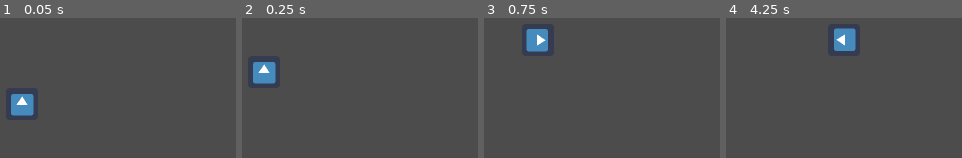
Above: before the commit, frames 1-4 (left to right).
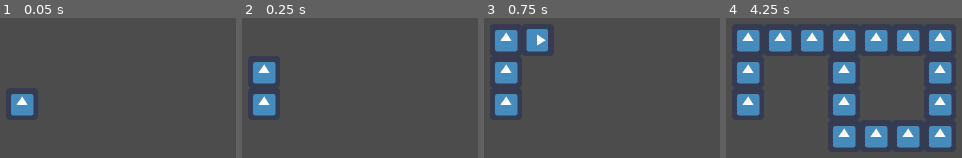
Above: after the commit, the same moments.

Repository: JUB-Yoush/gd_snake_clone
Game: Godot game, scene res://src/levels/Level.tscn
Same seed, same stepped clock (60 frames per second), same inputs: the game is played once before the commit and once after it. The engine's default icon, where the game draws it, is replaced by a stand-in: a white triangle on a blue panel in a dark square.
Inputs:
- Up to frame 1 (0.05 s): no input
- Up to frame 2 (0.25 s): no input
- Up to frame 3 (0.75 s): hold Right (right) from 0.53 s (still down)
- Up to frame 4 (4.25 s): release Right (right) at 1.28 s; hold Down (down) 1.28-2.03 s; hold Right (right) 2.03-2.78 s; hold Up (up) 2.78-3.53 s; hold Left (left) from 3.53 s (still down)

Frame 1 is identical in both runs. In frame 2, 1.5% of the frame differs, in the area x 4-15%, y 54-70%; in frame 3, 4.5%; in frame 4, 25%, in the area x 4-96%, y 7-93%.

Commit message:
made the tile location system

Diff:
--- a/project.godot
+++ b/project.godot
@@ -20,6 +20,10 @@
 window/size/height=720
 window/size/test_width=640
 window/size/test_height=480
+
+[global]
+
+window=false
 
 [input]
 
--- /dev/null
+++ b/src/player/Body.gd
@@ -0,0 +1,10 @@
+extends Area2D
+
+
+
+var tile_size = 32
+
+
+func _ready() -> void:
+	position = position.snapped(Vector2.ONE * tile_size)
+	position += Vector2.ONE * tile_size/2
--- /dev/null
+++ b/src/player/Body.tscn
@@ -0,0 +1,13 @@
+[gd_scene load_steps=3 format=2]
+
+[ext_resource path="res://icon.png" type="Texture" id=1]
+[ext_resource path="res://src/player/Body.gd" type="Script" id=2]
+
+[node name="Body" type="Area2D"]
+script = ExtResource( 2 )
+
+[node name="body" type="Sprite" parent="."]
+scale = Vector2( 0.5, 0.5 )
+texture = ExtResource( 1 )
+
+[node name="CollisionShape2D" type="CollisionShape2D" parent="."]
--- a/src/player/Player.gd
+++ b/src/player/Player.gd
@@ -1,6 +1,10 @@
 extends Area2D
 
 var tile_size = 32
+var size = 1
+var is_head = true
+onready var body_Scene = preload("res://src/player/Body.tscn")
+onready var main = get_tree().get_root()
 var directions: Dictionary = {
 	'up': 0,
 	'right': 90,
@@ -38,11 +42,25 @@
 			rotation_degrees = 270
 
 func move():
-	position += (Vector2.UP.rotated(deg2rad(rotation_degrees)) ) * tile_size
+	#print("x:",(position.x -16)," ","y:",(position.y -16))
+	var body_piece = body_Scene.instance()
+	body_piece.position.x = position.x - 32
+	body_piece.position.y = position.y - 32
+	var rot_vector = Vector2.UP.rotated(deg2rad(rotation_degrees))
+	position.x += int((rot_vector.x) * tile_size)
+	position.y += int((rot_vector.y) * tile_size)
+	print("x:",(position.x -16)," ","y:",(position.y -16))
+	var uncentered_tilex = (position.x - tile_size/2)  /tile_size
+	var uncentered_tiley = (position.y - tile_size/2) /tile_size
+	print("x Tile: ",(uncentered_tilex)," y Tile: " ,(uncentered_tiley))
+
+	main.add_child(body_piece)
+
 
 func _physics_process(delta: float) -> void:
+	#var uncentered_tilex = (position.x - tile_size/2)  /tile_size
+	#var uncentered_tiley = (position.y - tile_size/2) /tile_size
 	pass
-
 
 func _on_MoveTimer_timeout() -> void:
 	move()
